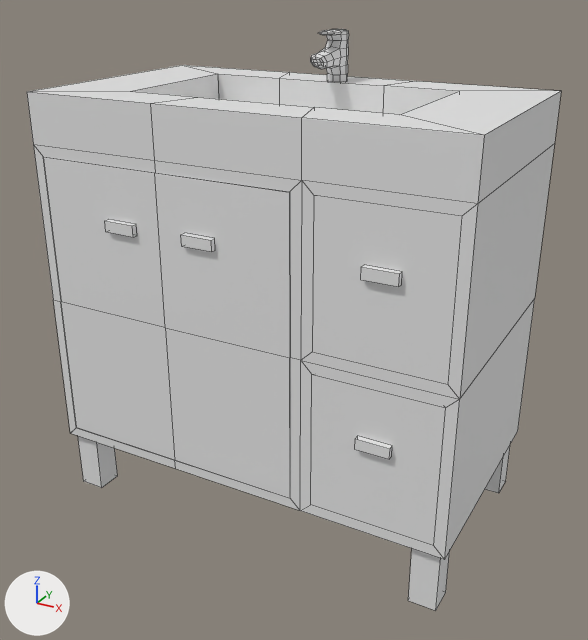
What one commit did to the FBX model Assets/Models/Bathroom/wc_mueble_lavamanos.fbx.
Rendered twice from a camera (50 mm lens) standing at (0.694, -1.264, 0.543) and looking at (0.014, -0.027, -0.075). The axes (+X, +Y, +Z) are drawn at lower left. The lights are the same throughout. Mesh edges are drawn as thin lines. Where no turn or scale is listed for an object, it has been applied to the vertices.

In view in the first picture: 'cajon1', 'cajon2', 'mueble_lavabo', 'puerta1', 'puerta2'.
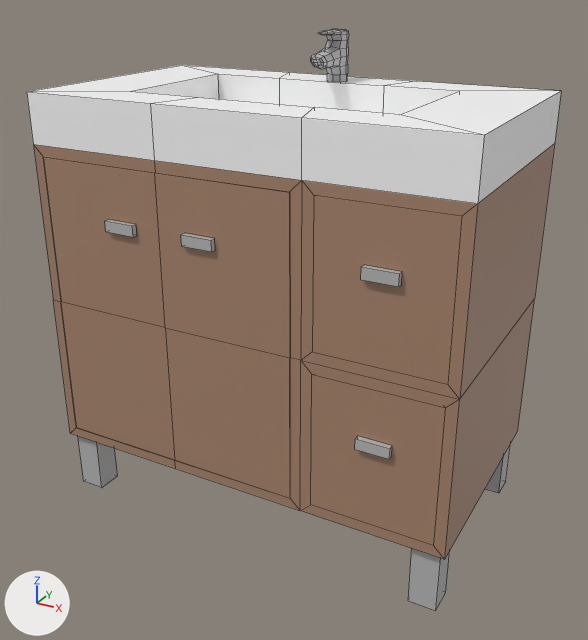
Pixel boxes [x1, y1, x2, y2] of what changed, in the pictures (588 x 640 px):
part 1 of me_mesh_001, recoloured: [312, 195, 462, 384] in both
part 2 of me_mesh_001, recoloured: [361, 265, 402, 287] in both
part 3 of me_mesh_003, recoloured: [43, 157, 175, 460] in both
part 4 of me_mesh_003, recoloured: [105, 220, 136, 237] in both
part 5 of me_mesh_004, recoloured: [155, 173, 290, 498] in both
part 6 of me_mesh_004, recoloured: [181, 233, 215, 252] in both
part 7 of me_mesh_002, recoloured: [311, 374, 446, 545] in both
part 8 of me_mesh_002, recoloured: [355, 436, 392, 459] in both
part 9 of me_mesh, recoloured: [34, 143, 555, 559] in both
part 10 of me_mesh, recoloured: [311, 29, 349, 81] in both
part 11 of me_mesh, recoloured: [78, 436, 118, 488] in both
part 12 of me_mesh, recoloured: [408, 446, 510, 611] in both
part 13 of me_mesh, recoloured: [279, 72, 561, 203] in both
part 14 of me_mesh, recoloured: [28, 65, 290, 104] in both
part 15 of me_mesh, recoloured: [150, 97, 484, 204] in both
part 16 of me_mesh, recoloured: [27, 91, 195, 160] in both

Edits to the bpy script that builds the scene:
```text
Add mat_mat_2:
    mat_mat_2 = principled_material('Mat.2')
    mat_mat_2.base_color = (1.0, 1.0, 1.0)  # white #ffffff
    mat_mat_2.roughness = 0.434
Add mat_mat:
    mat_mat = principled_material('Mat')
    mat_mat.base_color = (0.41, 0.246, 0.164)  # beige #ac8871
    mat_mat.roughness = 0.434
Add mat_mat_1:
    mat_mat_1 = principled_material('Mat.1')
    mat_mat_1.base_color = (0.49, 0.49, 0.49)  # grey #bababa
    mat_mat_1.roughness = 0.434
Change me_mesh_002:
    where me_mesh_002.from_pydata(...)  # 24 vertices, 20 faces; spans x -0.112..0.112, y -0.13..0.13, z -0.128..0.128
    me_mesh_002 part 7: all 3 faces centred in x 0.0, y -0.121..-0.101, z 0.0..0.128 switch from no material to mat_mat (beige #ac8871)
    me_mesh_002 part 8: all 6 faces centred in x -0.028..0.032, y -0.13..-0.12, z 0.016..0.036 switch from no material to mat_mat_1 (grey #bababa)
Change me_mesh_003:
    where me_mesh_003.from_pydata(...)  # 20 vertices, 14 faces; spans x 0.0..0.245, y -0.009..0.009, z -0.383..0.167
    me_mesh_003 part 3: 8 of the faces centred in x 0.0..0.245, y -0.001..0.004, z -0.383..0.167 switch from no material to mat_mat (beige #ac8871)
    me_mesh_003 part 4: all 6 faces centred in x 0.136..0.196, y -0.009..0.001, z 0.053..0.073 switch from no material to mat_mat_1 (grey #bababa)
Change me_mesh_001:
    where me_mesh_001.from_pydata(...)  # 24 vertices, 20 faces; spans x 0.02..0.245, y -0.12..0.141, z -0.088..0.167
    me_mesh_001 part 1: all 2 faces centred in x 0.133, y -0.11..-0.09, z 0.039..0.052 switch from no material to mat_mat (beige #ac8871)
    me_mesh_001 part 2: all 6 faces centred in x 0.105..0.165, y -0.12..-0.11, z 0.053..0.073 switch from no material to mat_mat_1 (grey #bababa)
Change me_mesh:
    where me_mesh.from_pydata(...)  # 249 vertices, 226 faces; spans x -0.4..0.4, y -0.225..0.225, z 0.0..0.89
    me_mesh part 9: all 51 faces centred in x -0.4..0.4, y -0.225..0.225, z 0.12..0.7 switch from no material to mat_mat (beige #ac8871)
    me_mesh part 10: 132 of the faces centred in x -0.017..0.017, y 0.077..0.184, z 0.796..0.89 switch from no material to mat_mat_1 (grey #bababa)
    me_mesh part 11: 8 of the faces centred in x -0.39..-0.34, y -0.215..0.215, z 0.06 switch from no material to mat_mat_1 (grey #bababa)
    me_mesh part 12: 8 of the faces centred in x 0.34..0.39, y -0.215..0.215, z 0.06 switch from no material to mat_mat_1 (grey #bababa)
    me_mesh part 13: 11 of the faces centred in x 0.0..0.4, y 0.0..0.225, z 0.73..0.8 switch from no material to mat_mat_2 (white #ffffff)
    me_mesh part 14: 7 of the faces centred in x -0.4..-0.178, y 0.0..0.225, z 0.73..0.8 switch from no material to mat_mat_2 (white #ffffff)
    me_mesh part 15: 6 of the faces centred in x 0.0..0.267, y -0.225..-0.135, z 0.755..0.8 switch from no material to mat_mat_2 (white #ffffff)
    me_mesh part 16: 3 of the faces centred in x -0.267..-0.178, y -0.225..-0.135, z 0.755..0.8 switch from no material to mat_mat_2 (white #ffffff)
Change me_mesh_004:
    where me_mesh_004.from_pydata(...)  # 20 vertices, 14 faces; spans x -0.25..0.0, y -0.009..0.009, z -0.383..0.167
    me_mesh_004 part 5: 8 of the faces centred in x -0.25..0.0, y -0.001..0.004, z -0.383..0.167 switch from no material to mat_mat (beige #ac8871)
    me_mesh_004 part 6: all 6 faces centred in x -0.199..-0.139, y -0.009..0.001, z 0.053..0.073 switch from no material to mat_mat_1 (grey #bababa)
```
